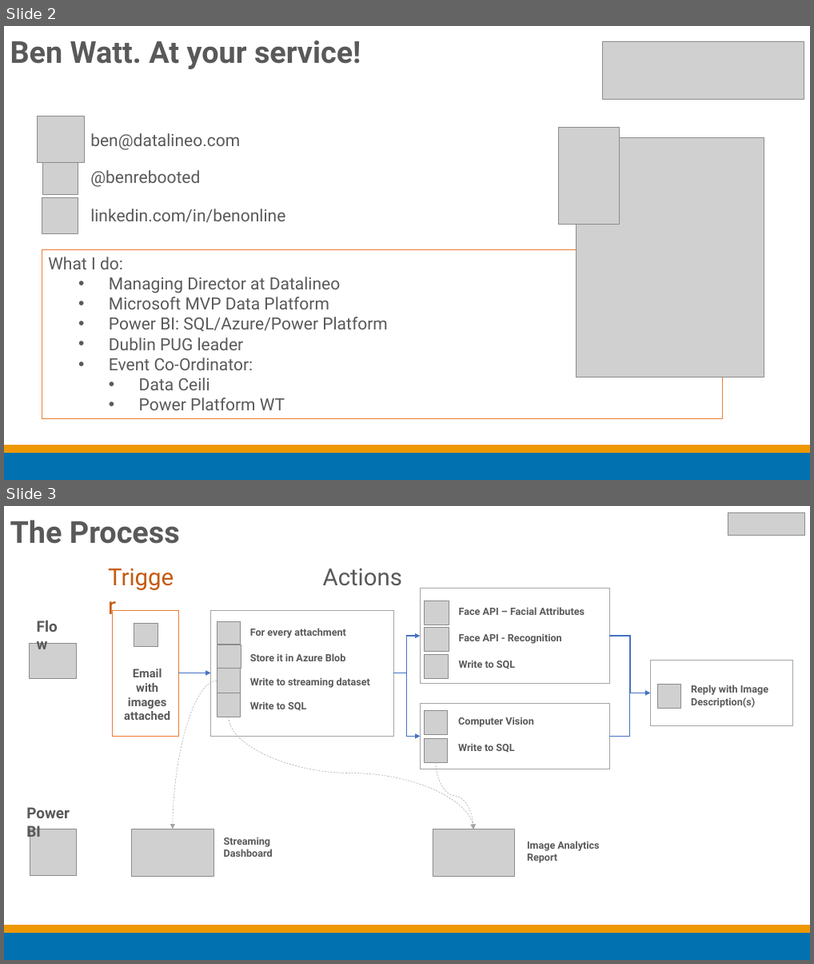
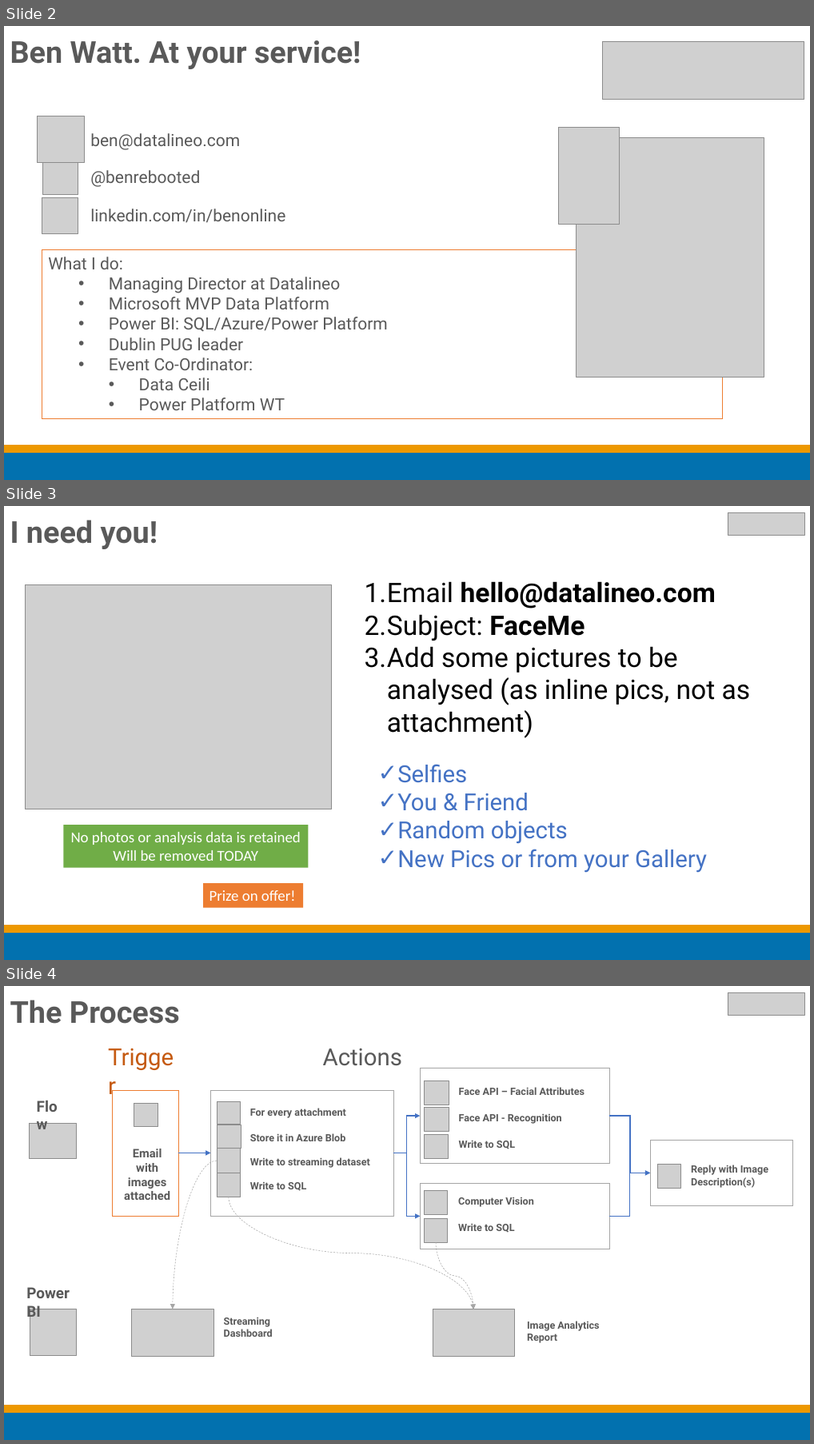
Before and after one commit to datalineo/sessions, a slide deck: Flow Email Image Analytics/Flow Image Analytics.pptx. Shown one above the other, each under a label of ours: slides 2 and 3 before the commit, slides 2, 3 and 4 after it. The pictures are 814x964 and 814x1444 pixels, drawn with LibreOffice and Linux fonts; fonts in the diff are those of the drawing; grey boxes stand for pictures; background and template pictures are left out. Boxes give left, top, right and bottom in pixels: in the first picture for what was removed or moved away, otherwise in the second. Text is boxed around its words. In the diff, an @@ line names an element or a change of style, - is before the commit and + after.

```diff
--- a/Flow Email Image Analytics/Flow Image Analytics.pptx
+++ b/Flow Email Image Analytics/Flow Image Analytics.pptx
@@ slide 3 added at [4,506,810,960], background #FFFFFF @@
@@ title added at [10,520,158,549], 36 pt, text #595959, bold @@
+I need you!
@@ picture added at [728,512,806,535] @@
@@ picture added at [25,584,332,809] @@
@@ text added at [365,581,751,738], 32 pt, text #000000 @@
+1. Email hello@datalineo.com
+2. Subject: FaceMe
+3. Add some pictures to be analysed (as inline pics, not as attachment)
@@ text added at [398,764,707,872], 28 pt, text #4472C4 @@
+✓ Selfies
+✓ You & Friend
+✓ Random objects
+✓ New Pics or from your Gallery
@@ rectangle added at [63,825,308,868], fill #70AD47, 18 pt, text #FFFFFF @@
+No photos or analysis data is retained
+Will be removed TODAY
@@ rectangle added at [203,883,303,907], fill #ED7D31, 18 pt, text #FFFFFF @@
+Prize on offer!
@@ rectangle added at [4,932,810,960], fill #0271AF, outline #0271AF 1 pt @@
@@ rectangle added at [4,924,810,932], fill #ED9800, outline #ED9800 1 pt @@
@@ what was slide 3 is now slide 4 @@
```
Also in this commit, not shown: 1 other slide added, 1 slide removed, 9 other files.
